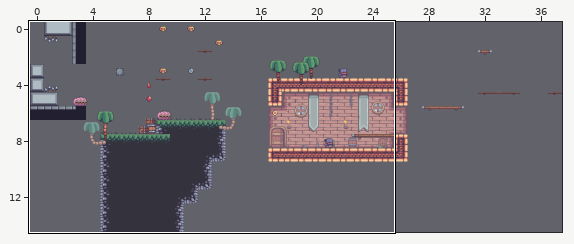
Tiled map, stored at data/levels/6.tmx. Above: a wide view before the commit, with the close-up outlined.
Close-up. Before the commit:
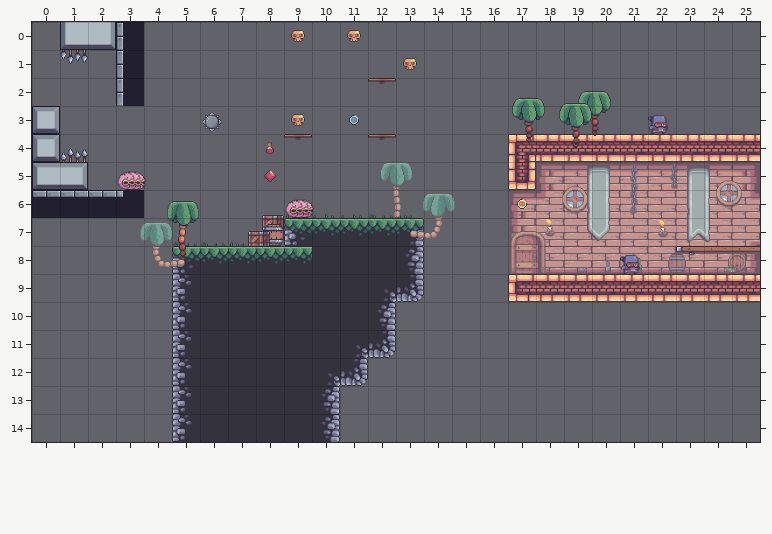
Cells are 64x64 px. Shown: x 0..25, y 0..14.
The result:
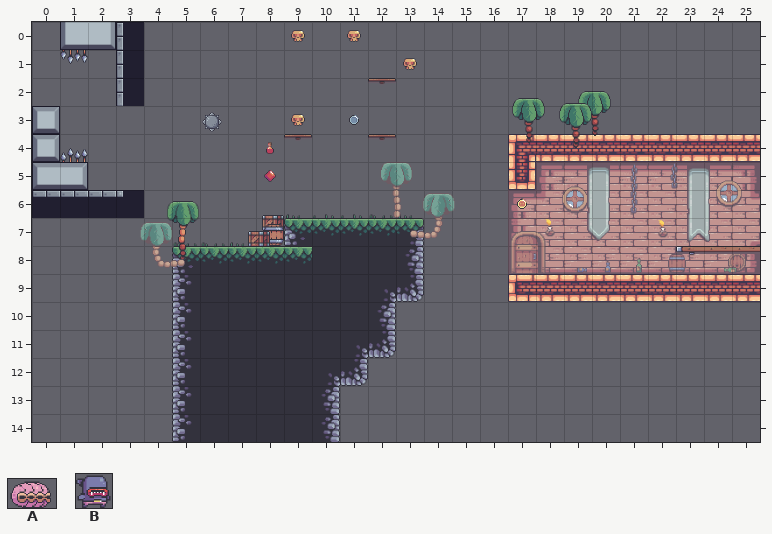
Key: from "objects": A 8 "shell", B 9 "tooth".
Objects are placed by their top-left corner, in cells (3,4 is the top-left corner of cell 3,4); size is 1x1 cell unless given.
What changed:
{"where": "layer \"Enemies\""}
{"was": "B \"tooth\" at 22,3.3 size 0.8x0.7"}
{"was": "A \"shell\" at 3,5.3 size 1.2x0.7"}
{"was": "A \"shell\" at 9,6.3 size 1.2x0.7"}
{"was": "B \"tooth\" at 21,8.3 size 0.8x0.7"}
{"label":"removed","picture_box":[648,115,668,134]}
{"label":"removed","picture_box":[117,171,146,190]}
{"label":"removed","picture_box":[285,199,314,218]}
{"label":"removed","picture_box":[620,255,640,274]}
